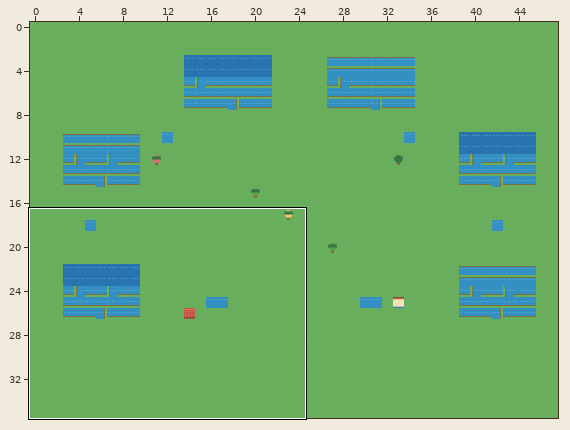
Two versions of a level (Tiled map (JSON), vila-aurora.tmj). Above: a wide view before the commit, with the close-up outlined.
Close-up. The starting point:
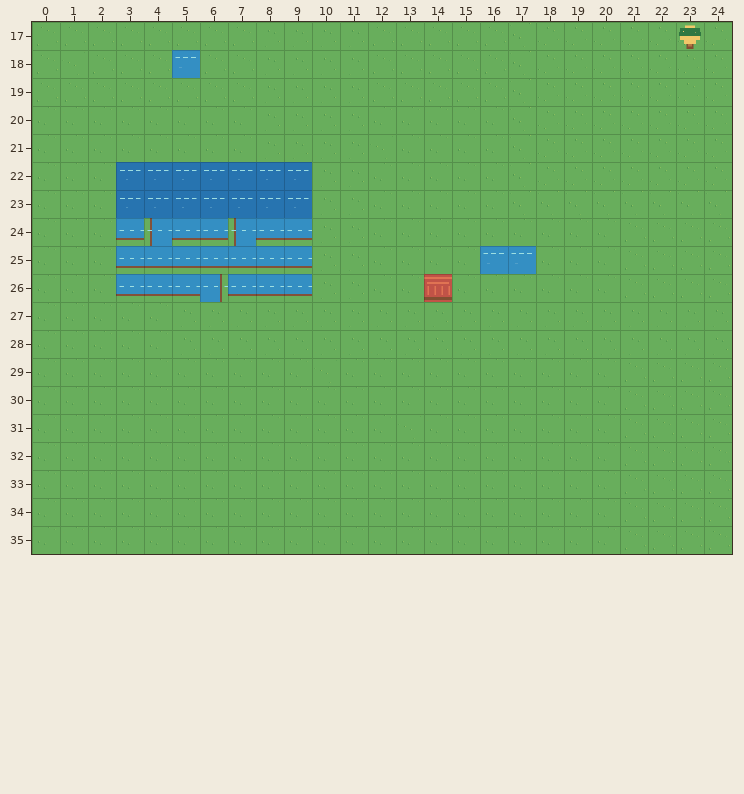
Cells are 32x32 px. Shown: x 0..24, y 17..35. The commit also changed other parts of the map, which this record leaves out. The commit also replaced the tileset; all pictures use the new one.
And afterwards:
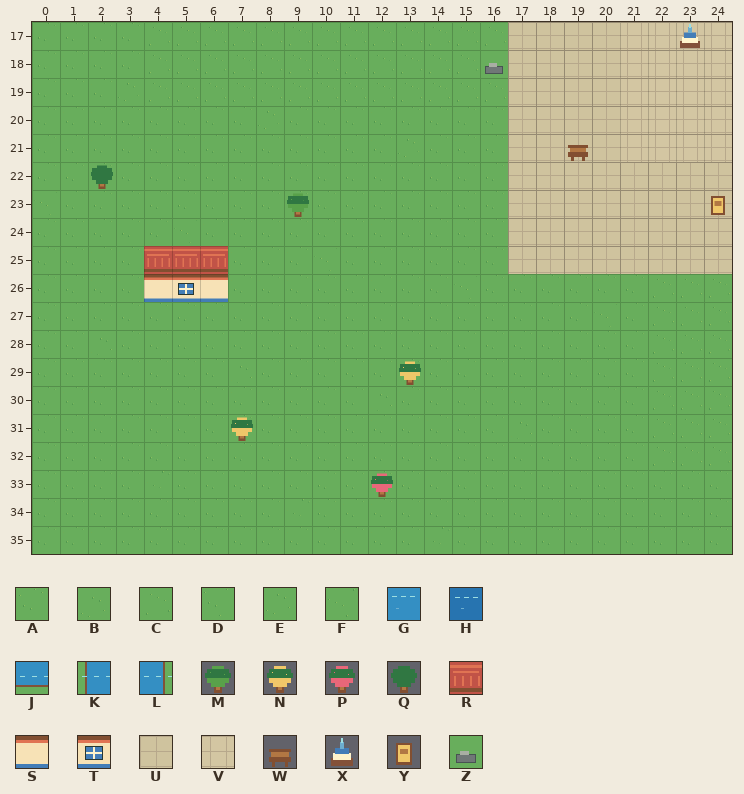
Key: from "Chunk 1": A 0, B 1, C 3, D 4, E 5, F 6, G 7, H 8, J 10, K 11, L 12, M 13, N 14, P 15, Q 16, R 17, S 18, T 19, U 29, V 30, W 33, X 35, Y 36, Z 39.
_ is an empty cell, # one hidden under a higher layer.
From old to new:
Layer "ground":
y 17: x 0..3 CCCC -> AAAA; x 8..11 BBBB -> CCCC; x 17..24 DEEEEEEE -> UUUUVVVV
y 18: x 0 C -> A; x 2..3 CC -> AA; x 8..11 BBBB -> CCCC; x 17..24 DEEEEEEE -> UUUUVVVV
y 19: x 0..3 CCCC -> AAAE; x 8..11 BBBB -> CCCC; x 17..24 DEEEEEEE -> UUUUVVVV
y 20: x 8 B -> E; x 17..24 DEEEEEEE -> UUUUVVVV
y 21: x 13 A -> E; x 17..24 DEEEEEEE -> UUUUVVVV
y 22: x 8..9 ## -> AA; x 17..24 DEEEEEEE -> UUUUUUUU
y 23: x 8..9 ## -> AA; x 17..24 DDDDDDDD -> UUUUUUUU
y 24: x 5 # -> F; x 8..9 ## -> AA; x 17..24 AAAACCCC -> UUUUUUUU
y 25: x 8..9 ## -> AA; x 17..24 #AAACCCC -> UUUUUUUU
y 26: x 8..9 ## -> AA; x 21 C -> A
y 27..28: x 22..24 BBB -> CCC
y 29..32: x 21 C -> A
y 33..35: x 21..24 CCCC -> AAAA
Layer "decor":
y 17: x 23 N -> X
y 18: x 5 G -> _; x 16 _ -> Z
y 21: x 19 _ -> W
y 22: x 2..9 _HHHHHHH -> Q_______
y 23: x 3..9 HHHHHHH -> ______M; x 24 _ -> Y
y 24: x 3..9 JKJJKJJ -> _______
y 25: x 3..9 JJJJJJJ -> _RRR___; x 16..17 GG -> __
y 26: x 3..9 JJJLJJJ -> _STS___; x 14 R -> _
y 29: x 13 _ -> N
y 31: x 7 _ -> N
y 33: x 12 _ -> P
